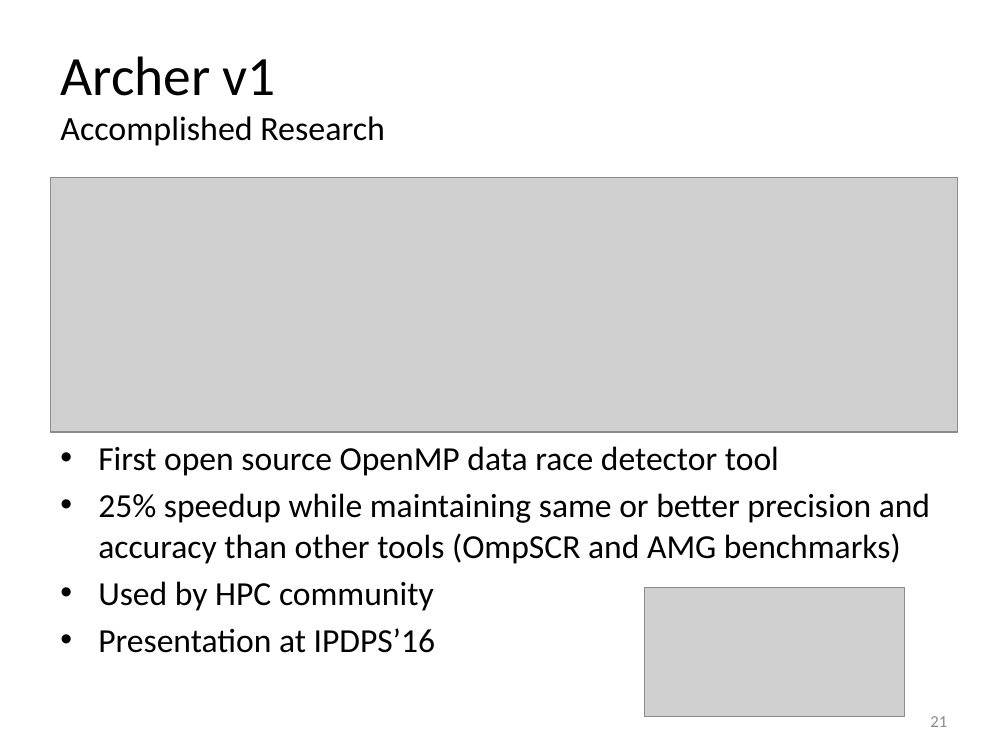
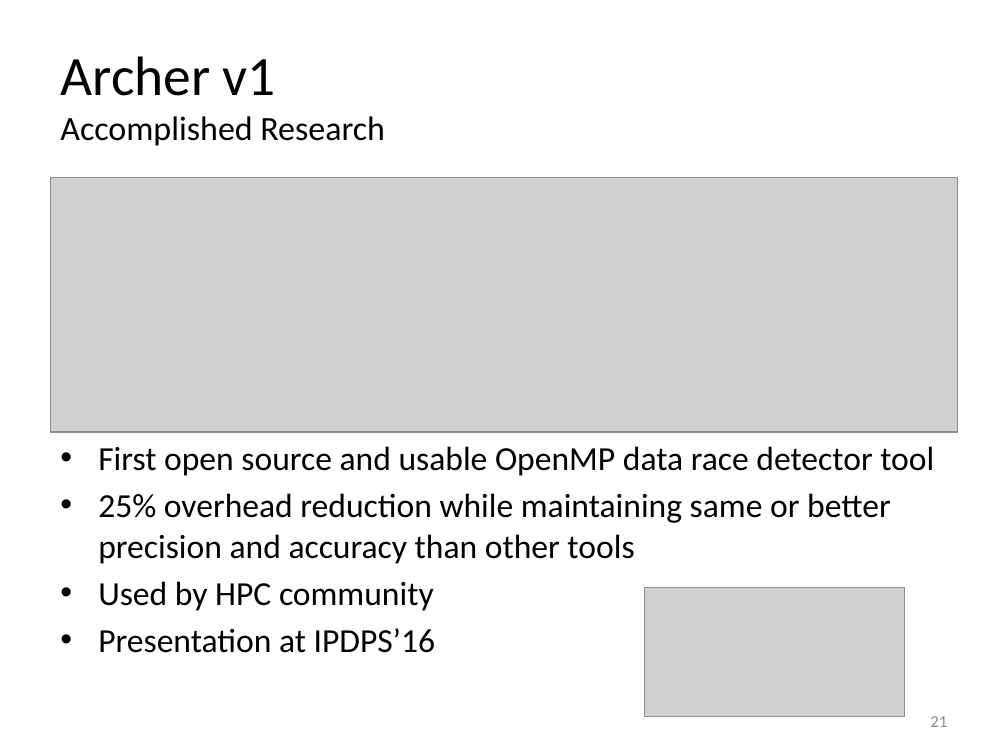
Before and after one commit to simoatze/oral_qualifier, a slide deck: slide 21 of presentation/presentation.pptx. Drawn at 1008x756 pixels with LibreOffice and Linux fonts; fonts in the diff are those of the drawing; grey boxes stand for pictures. Boxes give left, top, right and bottom in pixels: in the first picture for what was removed or moved away, otherwise in the second. Text is boxed around its words. In the diff, an @@ line names an element or a change of style, - is before the commit and + after.

```diff
--- a/presentation/presentation.pptx
+++ b/presentation/presentation.pptx
@@ text at (98, 446, 934, 564): text changed @@
-• First open source OpenMP data race detector tool
-• 25% speedup while maintaining same or better precision and accuracy than other tools (OmpSCR and AMG benchmarks)
+• First open source and usable OpenMP data race detector tool
+• 25% overhead reduction while maintaining same or better precision and accuracy than other tools
```
Also in this commit, not shown: 3 other slides changed, 1 other file.
